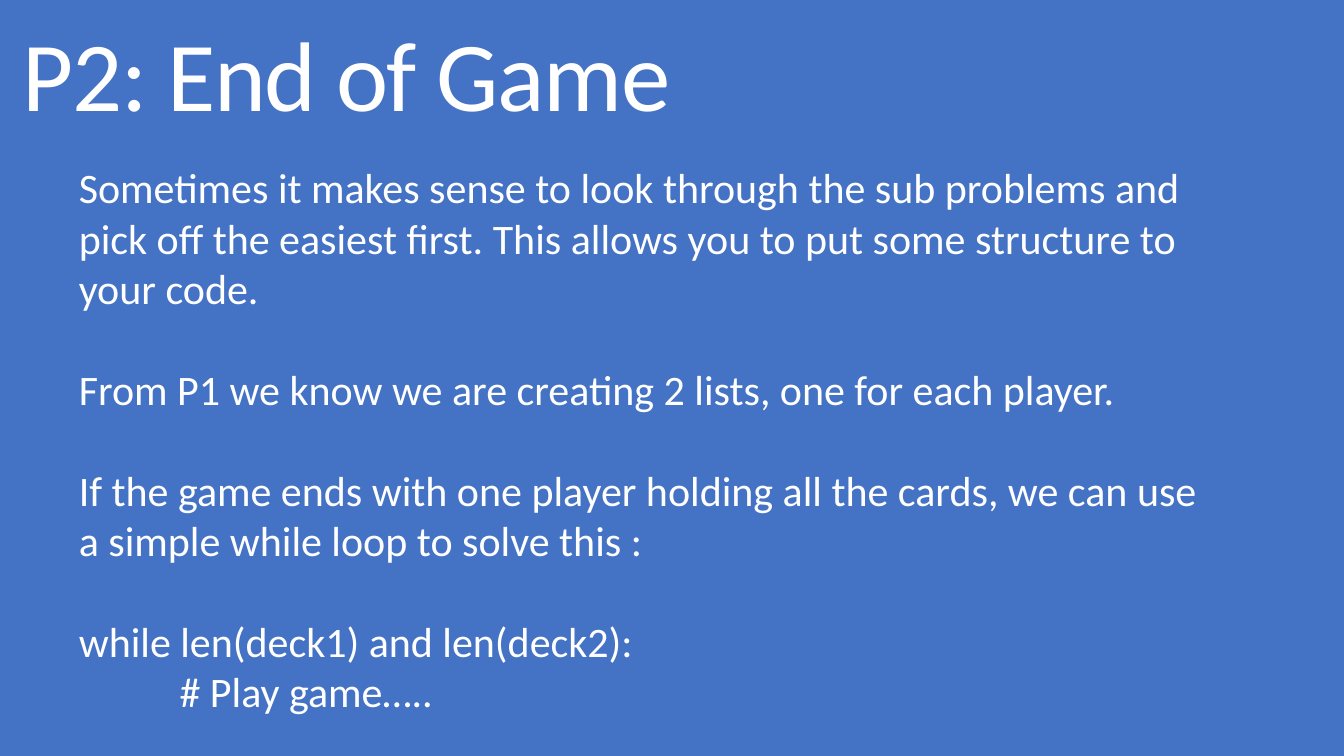
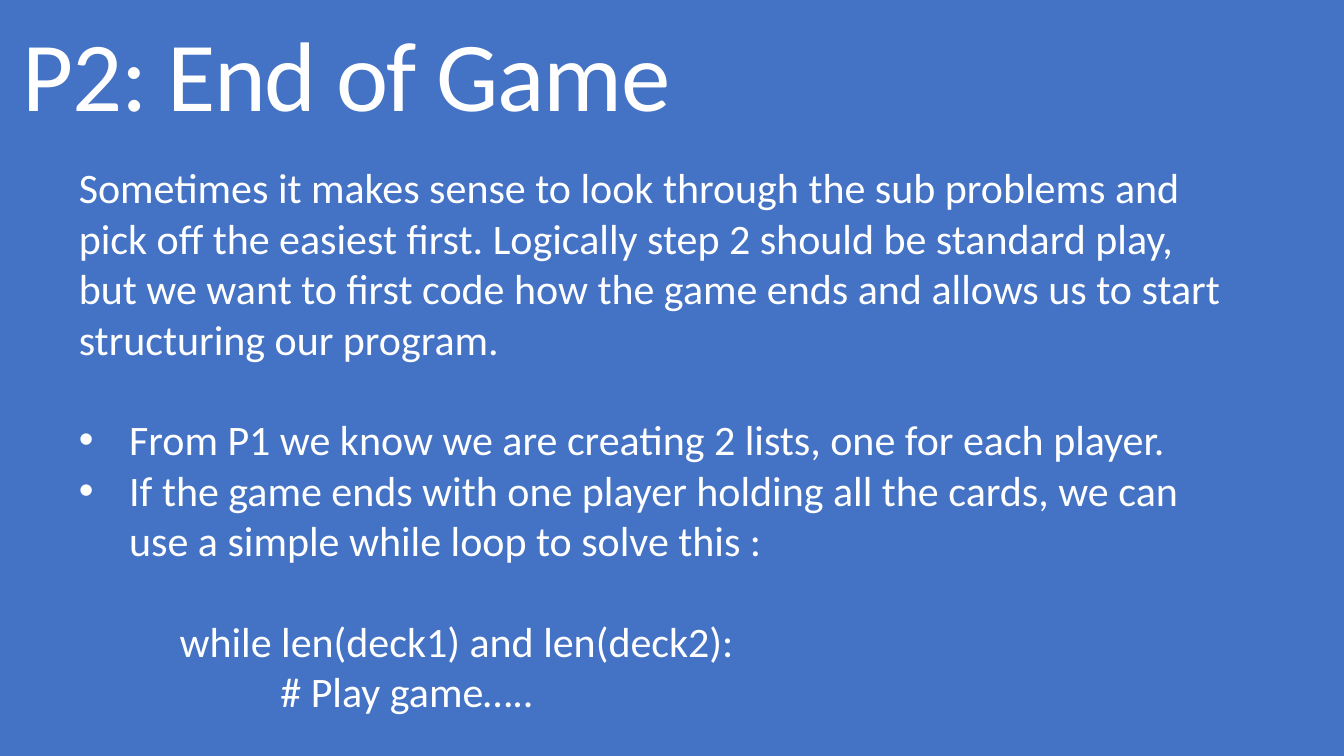
Before and after one commit to grecoe/teals, a slide deck: slide 8 of 5_presentations/DivideAndConquer.pptx. Drawn at 1344x756 pixels with LibreOffice and Linux fonts; fonts in the diff are those of the drawing. Boxes give left, top, right and bottom in pixels: in the first picture for what was removed or moved away, otherwise in the second. Text is boxed around its words. In the diff, an @@ line names an element or a change of style, - is before the commit and + after.

```diff
--- a/5_presentations/DivideAndConquer.pptx
+++ b/5_presentations/DivideAndConquer.pptx
@@ text at [79, 174, 1220, 362]: text changed @@
-Sometimes it makes sense to look through the sub problems and pick off the easiest first. This allows you to put some structure to your code.
+Sometimes it makes sense to look through the sub problems and pick off the easiest first. Logically step 2 should be standard play, but we want to first code how the game ends and allows us to start structuring our program.
@@ text at [129, 426, 1178, 563]: bullet none to • @@
```
Also in this commit, not shown: 9 other slides changed, 1 slide added, 1 slide removed, 1 other file.
